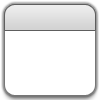
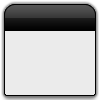
Layer changes from the first w=100, h=100 image to the second:
added layer "Caption - lost focus copy" (15%) in group "bg" over box(5, 5, 95, 18)
painted on "frame" over box(5, 84, 95, 95)
